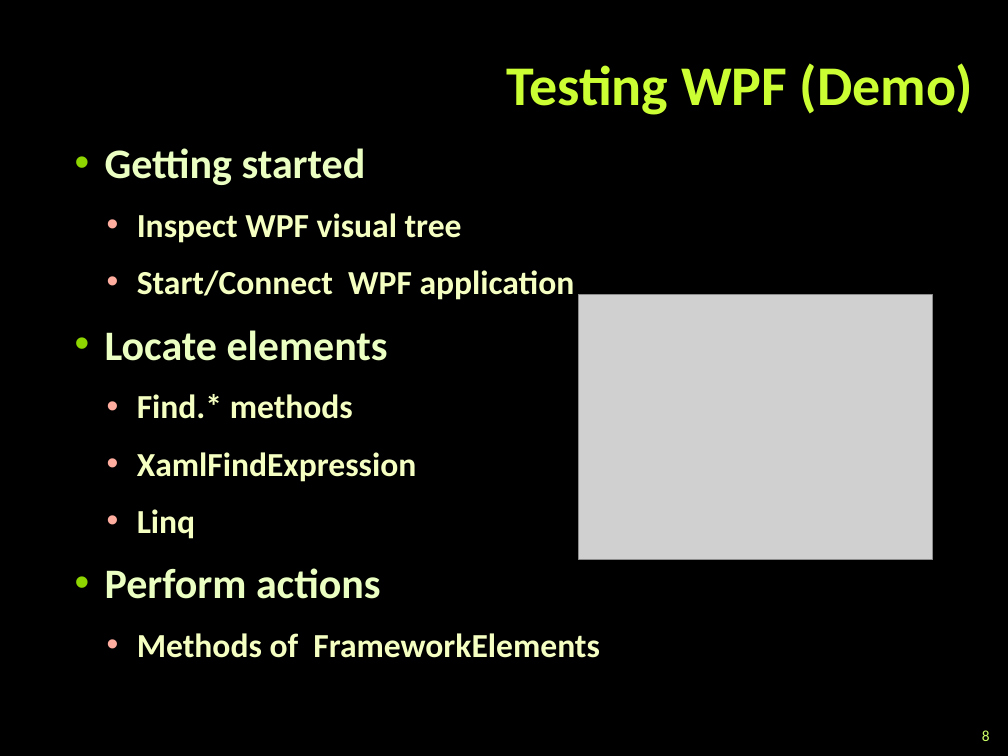
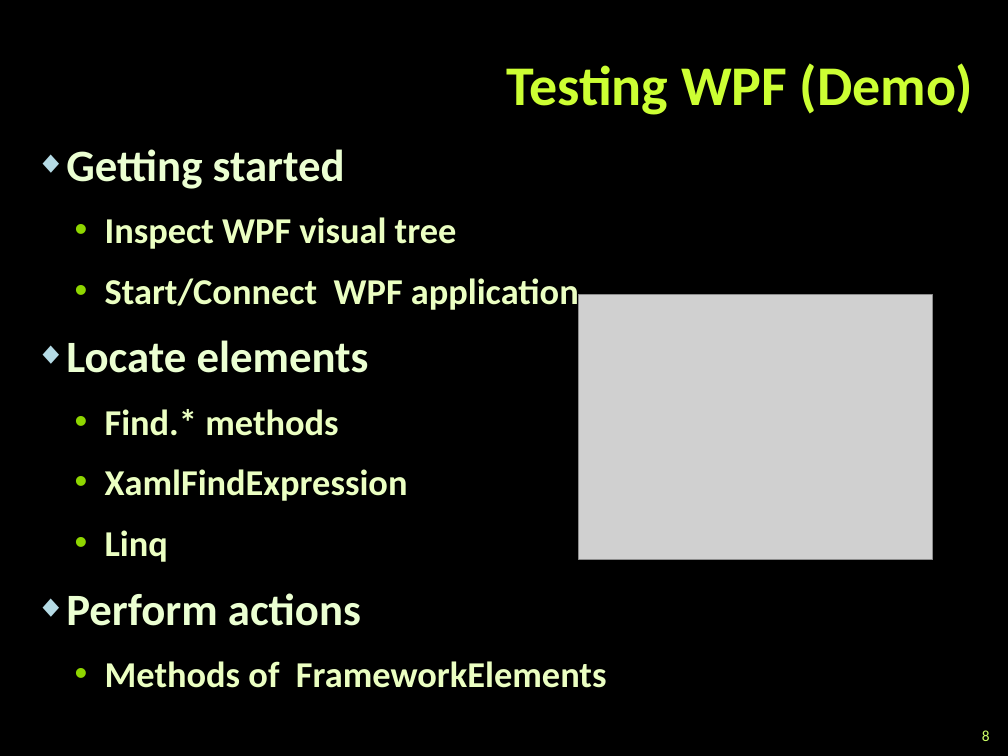
Before and after one commit to dtopuzov/qa-academy, a slide deck: slide 8 of Slides/Telerik Testing Framework/Telerik Testing Framework.pptx. Drawn at 1008x756 pixels with LibreOffice and Linux fonts; fonts in the diff are those of the drawing; grey boxes stand for pictures; background and template pictures are left out. Boxes give left, top, right and bottom in pixels: in the first picture for what was removed or moved away, otherwise in the second. Text is boxed around its words. In the diff, an @@ line names an element or a change of style, - is before the commit and + after.

```diff
--- a/Slides/Telerik Testing Framework/Telerik Testing Framework.pptx
+++ b/Slides/Telerik Testing Framework/Telerik Testing Framework.pptx
@@ text "Getting started" at [66,149,607,688]: size 30 to 32 pt, text colour #EBFFC2 to #EBFFD2 in "Getting started", "Locate elements", "Perform actions"; size 24 to 26 pt, text colour #F5FFC2 to #EBFFC2 in "Inspect WPF visual tree", "Start/Connect WPF application", "Find.* methods", "XamlFindExpression" and 2 more places; bullet • to ◆; list level 2 to 1 in "Getting started"; bullet colour #8FD600 to #B5DBE5; list level 3 to 2 in "Inspect WPF visual tree"; bullet colour #FFAD9F to #8FD600; list level 3 to 2 in "Start/Connect WPF application"; list level 2 to 1 in "Locate elements"; list level 3 to 2 in "Find.* methods"; list level 3 to 2 in "XamlFindExpression"; list level 3 to 2 in "Linq"; list level 2 to 1 in "Perform actions"; list level 3 to 2 in "Methods of FrameworkElements" @@
```
Also in this commit, not shown: 2 other slides changed, 1 other file.
